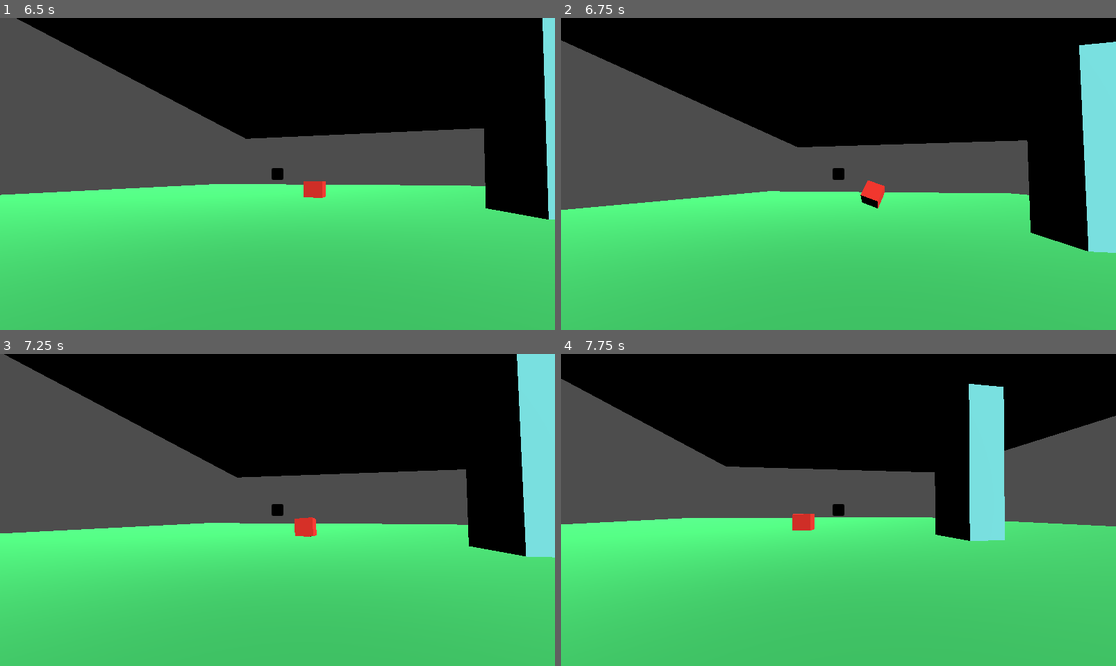
Above: before the commit, frames 1-4 (two rows, left to right).
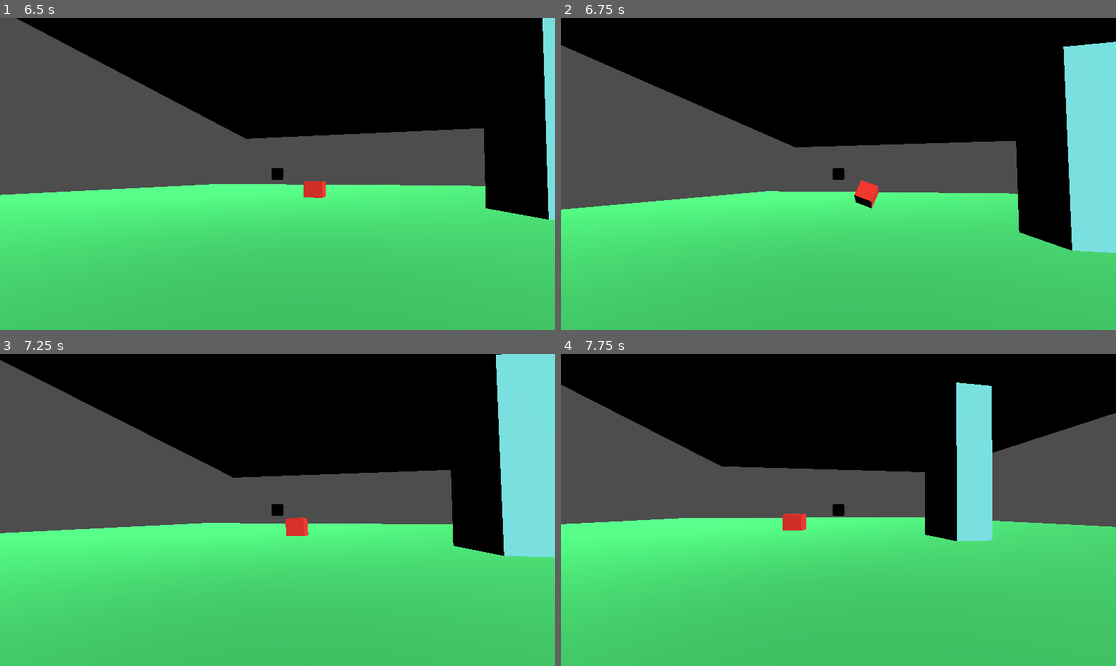
Above: after the commit, the same moments.

Repository: cris-duran/cc5408-project
Game: Godot game, scene res://Scenes/menu.tscn
Two runs of this game, one before a commit and one after it. Both use one fixed random seed, a clock stepped at 60 frames per second and the inputs below. The engine's default icon, where the game draws it, is replaced by a stand-in: a white triangle on a blue panel in a dark square.
Inputs (mouse positions are in pixels of both pictures, inside the frame that each line leads up to):
- Up to frame 1 (6.5 s): click "Start" at 0.5 s; move the mouse to (305, 174) at 1.27 s; press the mouse at (305, 174) at 1.28 s; hold D (Move_right) 1.28-2.03 s; tap Enter at 2 s; move the mouse to (249, 174) at 2.02 s; release the mouse at (249, 174) at 2.03 s; hold A (Move_left) 2.03-2.78 s; right-click (249, 174) at 2.1 s; move the mouse to (288, 167) at 2.77 s; press the mouse at (288, 167) at 2.78 s; hold D (Move_right) 2.78-4.28 s; tap R (Restart) at 3.5, 4.9 s; move the mouse to (271, 180) at 3.52 s; release the mouse at (271, 180) at 3.53 s; right-click (271, 180) at 3.6 s; move the mouse to (316, 177) at 4.27 s; press the mouse at (316, 177) at 4.28 s; hold A (Move_left) from 4.28 s (still down); move the mouse to (233, 170) at 5.02 s; release the mouse at (233, 170) at 5.03 s; right-click (233, 170) at 5.1 s; move the mouse to (283, 174) at 5.77 s; press the mouse at (283, 174) at 5.78 s
- Up to frame 2 (6.75 s): tap R (Restart) at 6.5 s; move the mouse to (816, 167) at 6.52 s; release A (Move_left) at 6.53 s; release the mouse at (816, 167) at 6.53 s; hold D (Move_right) from 6.53 s (still down); right-click (816, 167) at 6.6 s
- Up to frame 3 (7.25 s): keep holding D (Move_right)
- Up to frame 4 (7.75 s): keep holding D (Move_right); move the mouse to (866, 510) at 7.27 s; press the mouse at (866, 510) at 7.28 s

Frame 1 is identical in both runs. In frame 2, 3.3% of the frame differs, in the area x 0-95%, y 7-75%; in frame 3, 4.2%, in the area x 0-95%, y 0-65%; in frame 4, 3.4%.

Commit message:
feat: add impulse in air

Diff:
--- a/Assets/Scripts/Character.gd
+++ b/Assets/Scripts/Character.gd
@@ -5,6 +5,7 @@
 const SPEED = 5.0
 const JUMP_VELOCITY = 4.5
 const sensitibity = 0.002
+const SIDE_IMPULSE = 2.0
 
 var rotation_angle = deg_to_rad(-90)
 var rotation_basis = Basis().rotated(Vector3.UP, rotation_angle)
@@ -16,6 +17,7 @@
 var hooked_der=false
 var hook_position_der=Vector3(0,0,0)
 var free_pinJoint
+var hook_in_air=false
 
 @onready var rigid_marker = $Head/Camera3D/Rigid_marker
 @onready var character_test: MeshInstance3D = $CharacterTest
@@ -29,6 +31,8 @@
 @onready var chain = $Chain
 @onready var chain_2 = $Chain2
 @onready var Bounce_velocity= 15
+@onready var raycast_down: RayCast3D = $RayCastDown
+
 func _ready() -> void:
 	ray.enabled=true
 	chain.visible=false
@@ -36,8 +40,15 @@
 	marker.visible=false
 	rigid_marker.visible=false
 	Input.set_mouse_mode(Input.MOUSE_MODE_CAPTURED)
+	raycast_down.enabled = false
+	await get_tree().create_timer(0.01).timeout
+	raycast_down.enabled = true
 
 func _physics_process(delta: float) -> void:
+	if is_in_air():
+		hook_in_air = true
+	elif !is_in_air():
+		hook_in_air = false
 	if ray.is_colliding():
 		sprite_3d.modulate=Color.RED
 	else:
@@ -115,6 +126,14 @@
 	rotation_degrees.y-=mouse_input.x*delta*10.0
 	mouse_input=Vector2.ZERO
 
+	if hook_in_air:
+		if Input.is_action_just_pressed("Move_left"):
+			print("Impulso Izquierda detectado")
+			apply_side_impulse(Vector3(-SIDE_IMPULSE, 0, 0))
+		elif Input.is_action_just_pressed("Move_right"):
+			print("Impulso Derecha detectado")
+			apply_side_impulse(Vector3(SIDE_IMPULSE, 0, 0))
+
 func _input(event):
 	if event is InputEventMouseMotion:
 		mouse_input=event.relative
@@ -132,10 +151,11 @@
 
 
 
+func apply_side_impulse(velocity: Vector3):
+	linear_velocity += velocity
 
-
-
-
+func is_in_air() -> bool:
+	return not raycast_down.is_colliding()
 
 
 func _on_enemy_1_enemy_killed() -> void:
--- a/Scenes/Main.tscn
+++ b/Scenes/Main.tscn
@@ -82,6 +82,9 @@
 [node name="CharacterBody3D" parent="." instance=ExtResource("2_661i2")]
 transform = Transform3D(-0.00630057, 0, 0.99998, 0, 1, 0, -0.99998, 0, -0.00630057, -0.0748234, 2.94629, 11.936)
 
+[node name="RayCastDown" type="RayCast3D" parent="CharacterBody3D"]
+target_position = Vector3(0, -3, 0)
+
 [node name="StaticBody3D2" type="StaticBody3D" parent="."]
 collision_layer = 3
 collision_mask = 3
Not shown, changed: README.md
